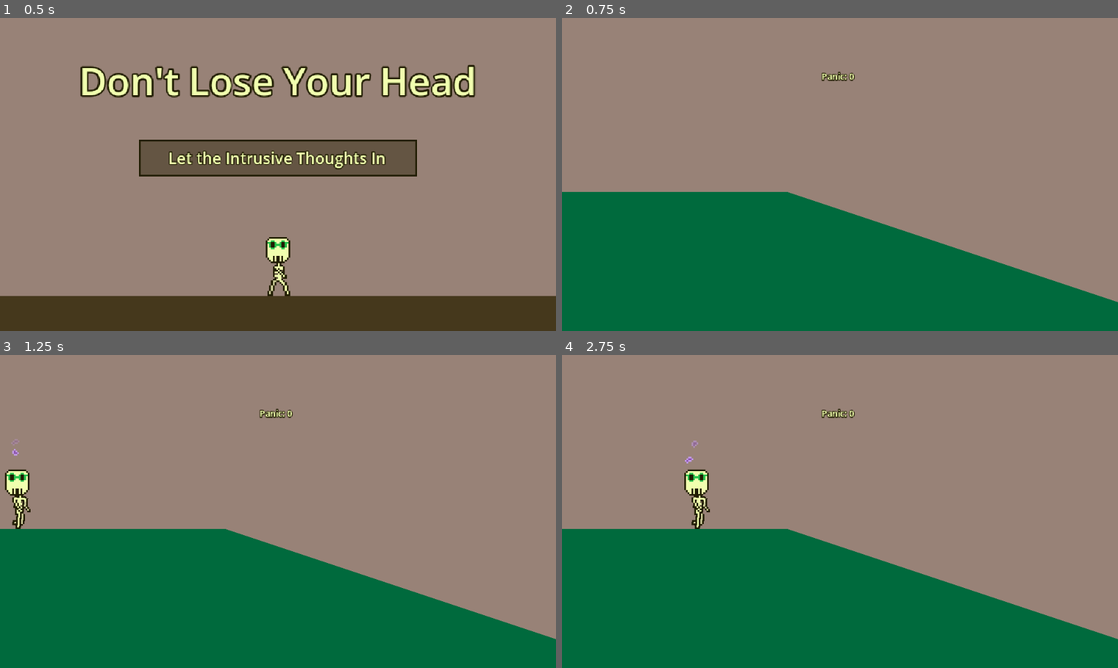
Above: before the commit, frames 1-4 (two rows, left to right).
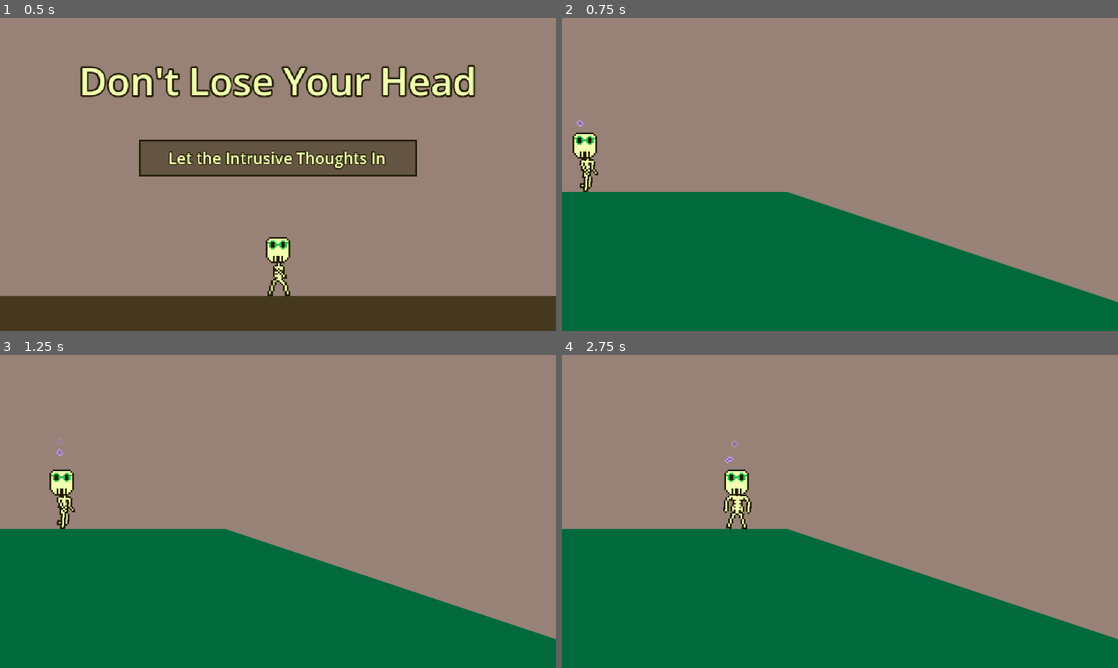
Above: after the commit, the same moments.

Repository: tucksravin/dont-lose-your-head
Game: Godot game, scene res://scenes/ui/title.tscn
Two runs of this game, one before a commit and one after it. Both use one fixed random seed, a clock stepped at 60 frames per second and the inputs below.
Inputs:
- Up to frame 1 (0.5 s): no input
- Up to frame 2 (0.75 s): click "Let the Intrusive Thoughts In" at 0.5 s
- Up to frame 3 (1.25 s): no input
- Up to frame 4 (2.75 s): hold D (move_right) from 1.28 s (still down); tap E (interact) at 1.35, 2.1 s; tap Space (jump) at 1.52, 2.27 s

Frame 1 is identical in both runs. In frame 2, 0.7% of the frame differs, in the area x 1-53%, y 17-56%; in frame 3, 1.3%; in frame 4, 1.5%, in the area x 22-53%, y 17-56%.

Commit message:
Fix barbell animation (#54)
* fixed barbell animation

* invisible wall to left

Diff:
--- a/scenes/body/body.gd
+++ b/scenes/body/body.gd
@@ -77,6 +77,30 @@
 	# Same idiom head.gd uses: a script that wants "the" body (e.g.
 	# PanicCounter) shouldn't need a hard node path to find it.
 	add_to_group("body")
+	# Deferred: _ready runs while the day is still adding children;
+	# add_child on the scene root there errors ("parent is busy").
+	call_deferred("_ensure_left_wall")
+
+
+## Invisible half-plane at x = 0. The camera is fixed (DESIGN §2.1), so
+## walking off the left leaves the body stuck off-screen. WorldBoundaryShape2D
+## is the same infinite-line shape the intro uses for the floor — no sprite.
+## Skip if the scene already has a WallLeft (the transition does).
+## Docs: https://docs.godotengine.org/en/stable/classes/class_worldboundaryshape2d.html
+func _ensure_left_wall() -> void:
+	var root: Node = get_tree().current_scene
+	if root == null:
+		root = get_parent()
+	if root == null or root.get_node_or_null("WallLeft") != null:
+		return
+	var wall: StaticBody2D = StaticBody2D.new()
+	wall.name = "WallLeft"
+	var col: CollisionShape2D = CollisionShape2D.new()
+	var bound: WorldBoundaryShape2D = WorldBoundaryShape2D.new()
+	bound.normal = Vector2.RIGHT
+	col.shape = bound
+	wall.add_child(col)
+	root.add_child(wall)
 
 
 func _physics_process(delta: float) -> void:
--- a/scenes/gameplay/barbell.gd
+++ b/scenes/gameplay/barbell.gd
@@ -90,6 +90,12 @@
 	visual.play(&"with_body")
 
 
+func _on_visual_looped() -> void:
+	if not _held or visual == null or visual.animation != &"lifting":
+		return
+	visual.play(&"with_body")
+
+
 func _pick_up() -> void:
 	if _held or _bodies <= 0:
 		return
--- a/scenes/gameplay/day_manager.gd
+++ b/scenes/gameplay/day_manager.gd
@@ -47,7 +47,18 @@
 		push_warning("DayManager has no WinConditionManager assigned.")
 	if game_over == null:
 		push_warning("DayManager has no game-over overlay assigned.")
+	_hide_help()
 	_connect_sun()
+
+
+## DESIGN §2 Words: instruction text is off. The Label stays in the scene
+## (scripts still write to it) so turning a day back on is one `visible`.
+func _hide_help() -> void:
+	var root: Node = owner if owner != null else get_parent()
+	if root == null:
+		return
+	for node in root.find_children("Instruction", "Label", true, false):
+		(node as CanvasItem).visible = false
 
 
 ## The Sun is found by its `sunset` signal, not a hard path — same duck-type
--- a/scenes/gameplay/panic_label.gd
+++ b/scenes/gameplay/panic_label.gd
@@ -9,6 +9,7 @@
 
 
 func _ready() -> void:
+	visible = false
 	if counter:
 		counter.panic_changed.connect(_on_panic_changed)
 		_on_panic_changed(int(counter.value))
--- a/scenes/transition/transition.tscn
+++ b/scenes/transition/transition.tscn
@@ -59,6 +59,7 @@
 [node name="HUD" type="CanvasLayer" parent="."]
 
 [node name="Instruction" type="Label" parent="HUD"]
+visible = false
 offset_left = 12.0
 offset_top = 8.0
 offset_right = 628.0
Not shown, changed: assets/sprites/README.md
Not shown, changed: docs/CODEBASE.md
Not shown, changed: docs/DESIGN.md
Not shown, changed: docs/days/HOWTO.md
